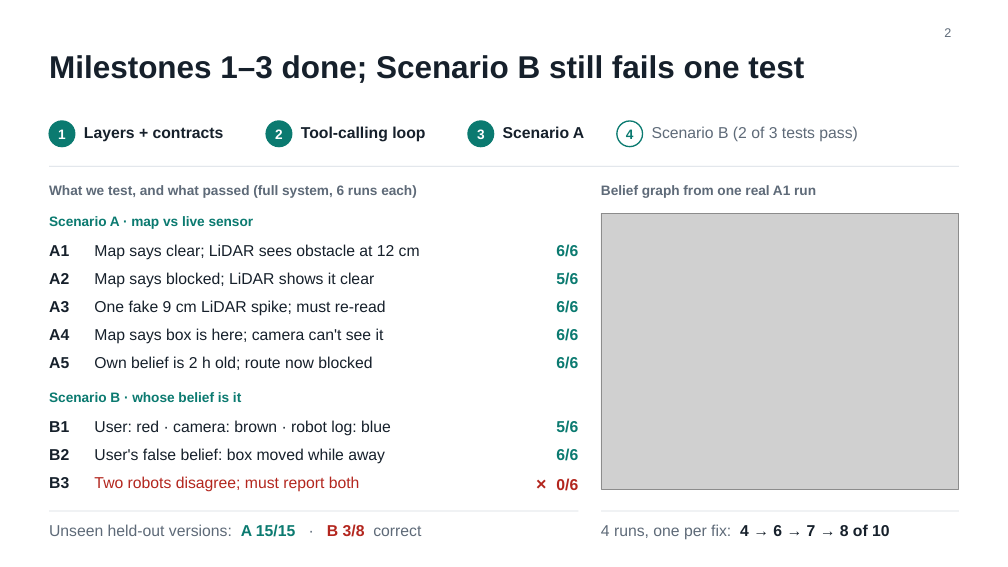
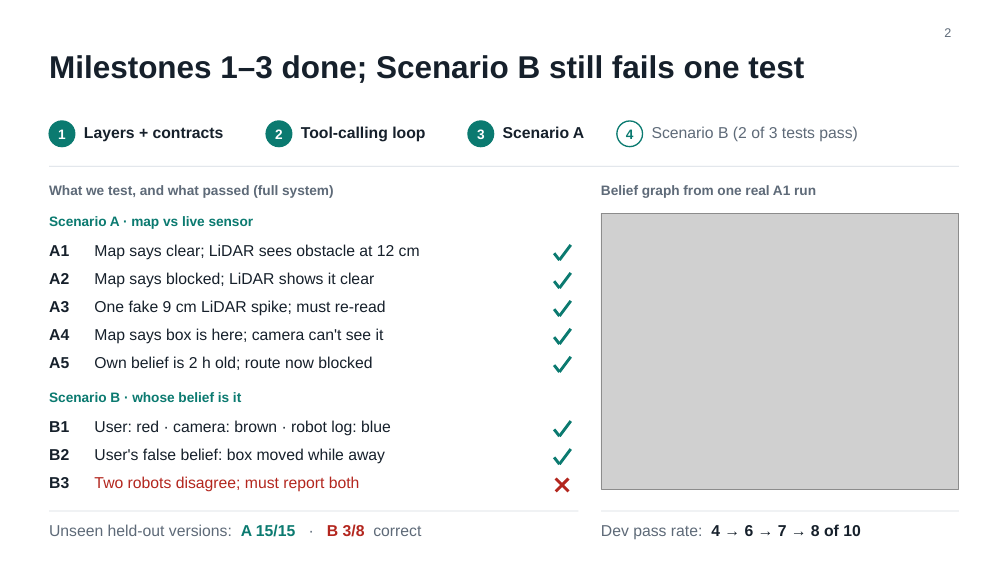
Before and after one commit to Sid-1806/I_Agent_AI_Project, a slide deck: slide 2 of I_Agent_FlashTalk.pptx. Drawn at 1008x567 pixels with LibreOffice and Linux fonts; fonts in the diff are those of the drawing; grey boxes stand for pictures. Boxes give left, top, right and bottom in pixels: in the first picture for what was removed or moved away, otherwise in the second. Text is boxed around its words. In the diff, an @@ line names an element or a change of style, - is before the commit and + after.

Commit message:
Deck: ticks and crosses instead of run counts on slide 2

```diff
--- a/I_Agent_FlashTalk.pptx
+++ b/I_Agent_FlashTalk.pptx
@@ text at (49,185,333,198): text changed @@
-What we test, and what passed (full system, 6 runs each)
+What we test, and what passed (full system)
@@ line added from (554, 253) to (560, 260), #0B7A70 2.75 pt @@
@@ text removed at (556,244,578,257) @@
-6/6
@@ line added from (560, 260) to (571, 245), #0B7A70 2.75 pt @@
@@ line added from (554, 281) to (560, 288), #0B7A70 2.75 pt @@
@@ text removed at (556,272,578,285) @@
-5/6
@@ line added from (560, 288) to (571, 273), #0B7A70 2.75 pt @@
@@ line added from (554, 309) to (560, 316), #0B7A70 2.75 pt @@
@@ text removed at (556,300,578,313) @@
-6/6
@@ text removed at (556,328,578,341) @@
-6/6
@@ line added from (560, 316) to (571, 301), #0B7A70 2.75 pt @@
@@ line added from (560, 344) to (571, 329), #0B7A70 2.75 pt @@
@@ line added from (554, 337) to (560, 344), #0B7A70 2.75 pt @@
@@ text removed at (556,356,578,369) @@
-6/6
@@ line added from (560, 372) to (571, 357), #0B7A70 2.75 pt @@
@@ line added from (554, 365) to (560, 372), #0B7A70 2.75 pt @@
@@ line added from (554, 430) to (560, 436), #0B7A70 2.75 pt @@
@@ text removed at (556,420,578,433) @@
-5/6
@@ text removed at (556,448,578,461) @@
-6/6
@@ line added from (560, 436) to (571, 421), #0B7A70 2.75 pt @@
@@ line added from (560, 464) to (571, 449), #0B7A70 2.75 pt @@
@@ line added from (554, 457) to (560, 464), #0B7A70 2.75 pt @@
@@ text removed at (556,478,578,491) @@
-× 0/6
@@ line added from (556, 479) to (569, 492), #B3261E 2.75 pt @@
@@ line added from (556, 492) to (569, 479), #B3261E 2.75 pt @@
@@ text at (601,524,861,539): text changed @@
-4 runs, one per fix: 4 → 6 → 7 → 8 of 10
+Dev pass rate: 4 → 6 → 7 → 8 of 10
```
